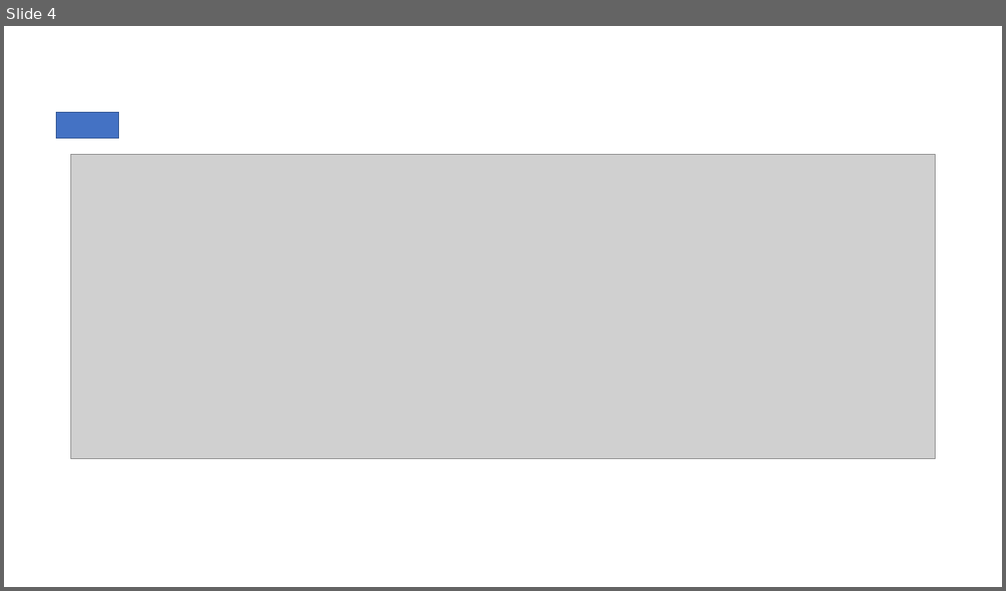
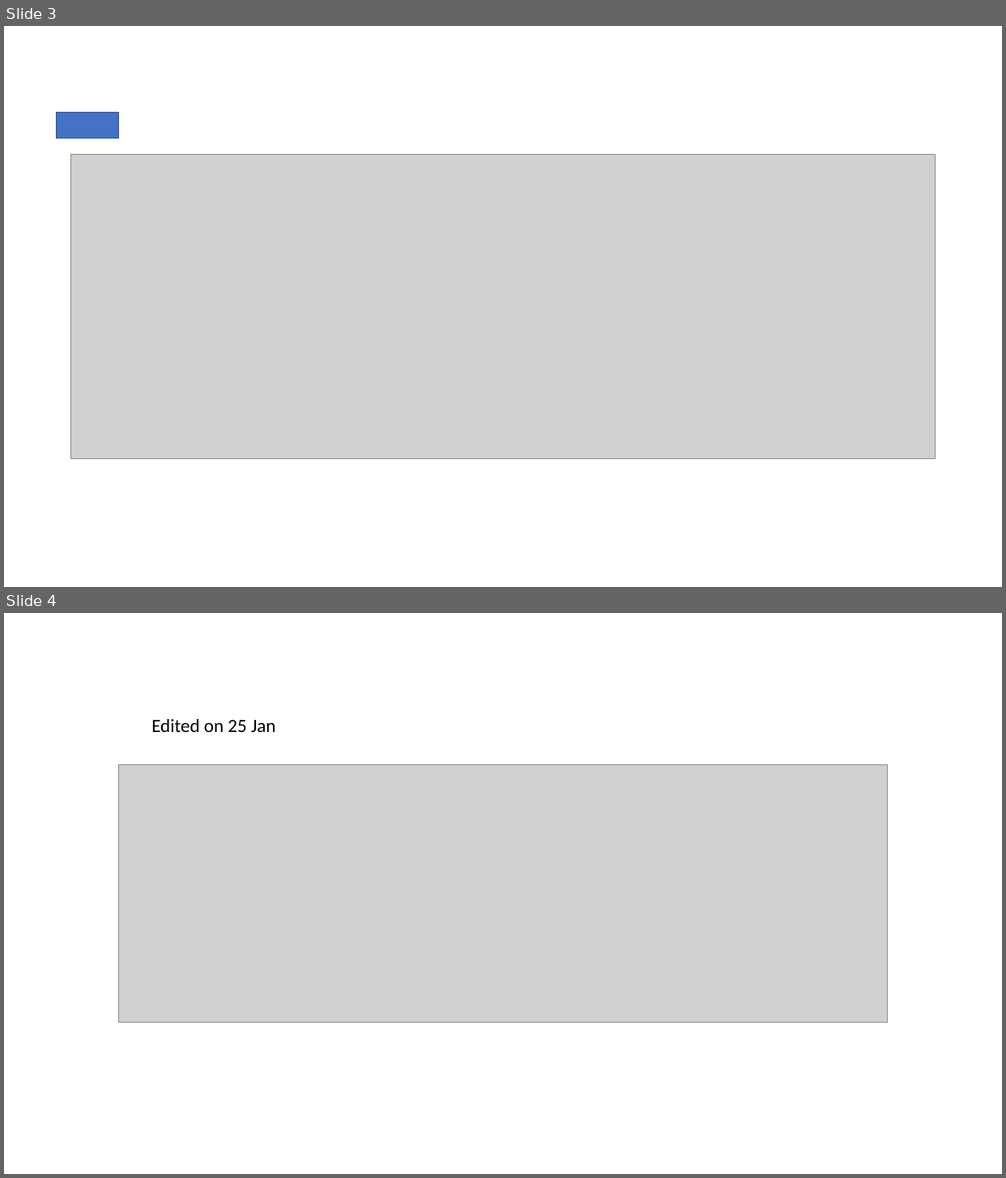
Before and after one commit to prakharmehta95/Thesis, a slide deck: PM/Presentations/Timeplan.pptx. Shown one above the other, each under a label of ours: slide 4 before the commit, slides 3 and 4 after it. The pictures are 1006x591 and 1006x1178 pixels, drawn with LibreOffice and Linux fonts; fonts in the diff are those of the drawing; grey boxes stand for pictures. Boxes give left, top, right and bottom in pixels: in the first picture for what was removed or moved away, otherwise in the second. Text is boxed around its words. In the diff, an @@ line names an element or a change of style, - is before the commit and + after.

Commit message:
ppt small changes

```diff
--- a/PM/Presentations/Timeplan.pptx
+++ b/PM/Presentations/Timeplan.pptx
@@ slide 4 added at (4,613,1002,1174), background #FFFFFF @@
@@ text added at (151,719,276,732), 18 pt, text #000000 @@
+Edited on 25 Jan
@@ picture added at (118,765,888,1023) @@
@@ what was slide 4 is now slide 3 @@
```
Also in this commit, not shown: 1 other file.
